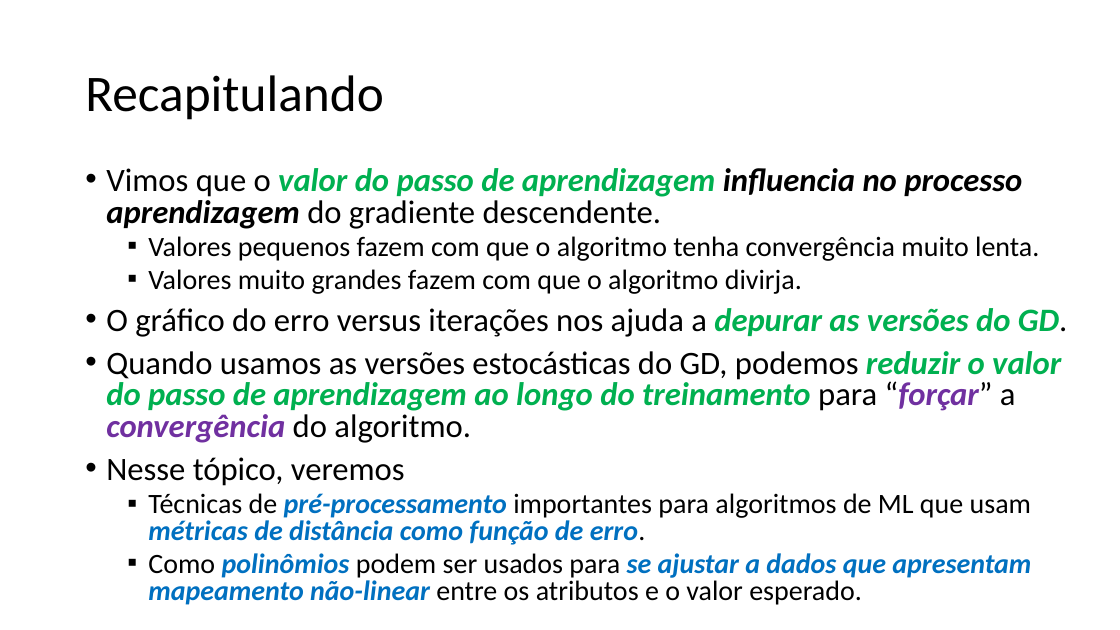
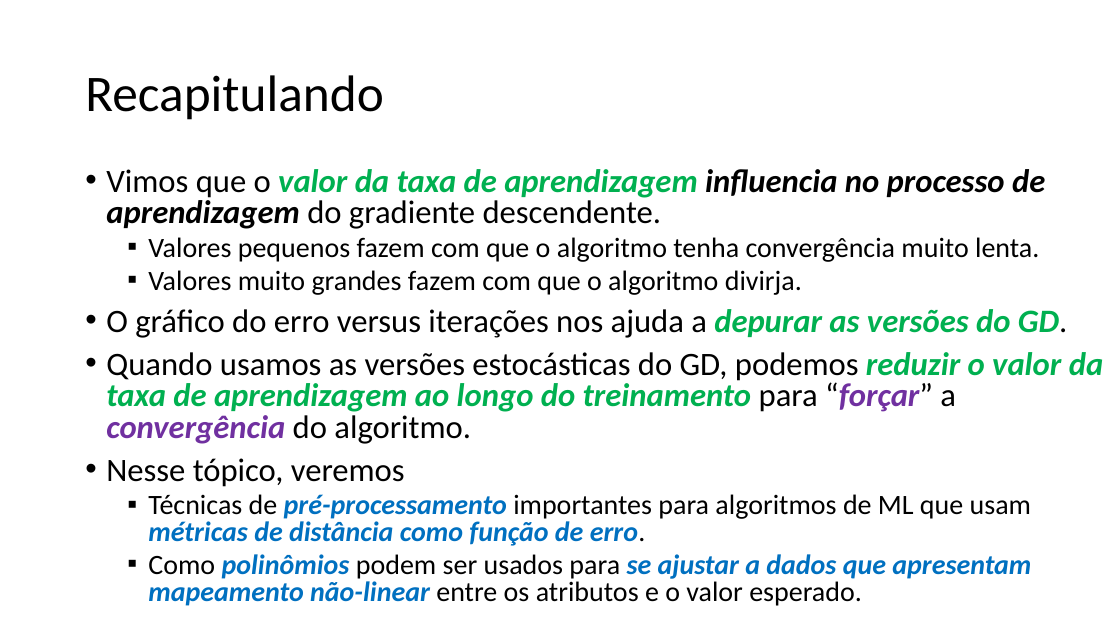
Before and after one commit to zz4fap/t319_aprendizado_de_maquina, a slide deck: slide 2 of slides/T319_Regressão_Linear (Parte IV).pptx. Drawn at 1120x630 pixels with LibreOffice and Linux fonts; fonts in the diff are those of the drawing. Boxes give left, top, right and bottom in pixels: in the first picture for what was removed or moved away, otherwise in the second. Text is boxed around its words. In the diff, an @@ line names an element or a change of style, - is before the commit and + after.

Commit message:
update of slides

```diff
--- a/slides/T319_Regressão_Linear (Parte IV).pptx
+++ b/slides/T319_Regressão_Linear (Parte IV).pptx
@@ text at (106,169,1045,229): text changed @@
-• Vimos que o valor do passo de aprendizagem influencia no processo aprendizagem do gradiente descendente.
+• Vimos que o valor da taxa de aprendizagem influencia no processo de aprendizagem do gradiente descendente.
@@ text at (106,352,1103,444): text changed @@
-• Quando usamos as versões estocásticas do GD, podemos reduzir o valor do passo de aprendizagem ao longo do treinamento para “forçar” a convergência do algoritmo.
+• Quando usamos as versões estocásticas do GD, podemos reduzir o valor da taxa de aprendizagem ao longo do treinamento para “forçar” a convergência do algoritmo.
```
Also in this commit, not shown: 1 other slide changed, 1 other file.
